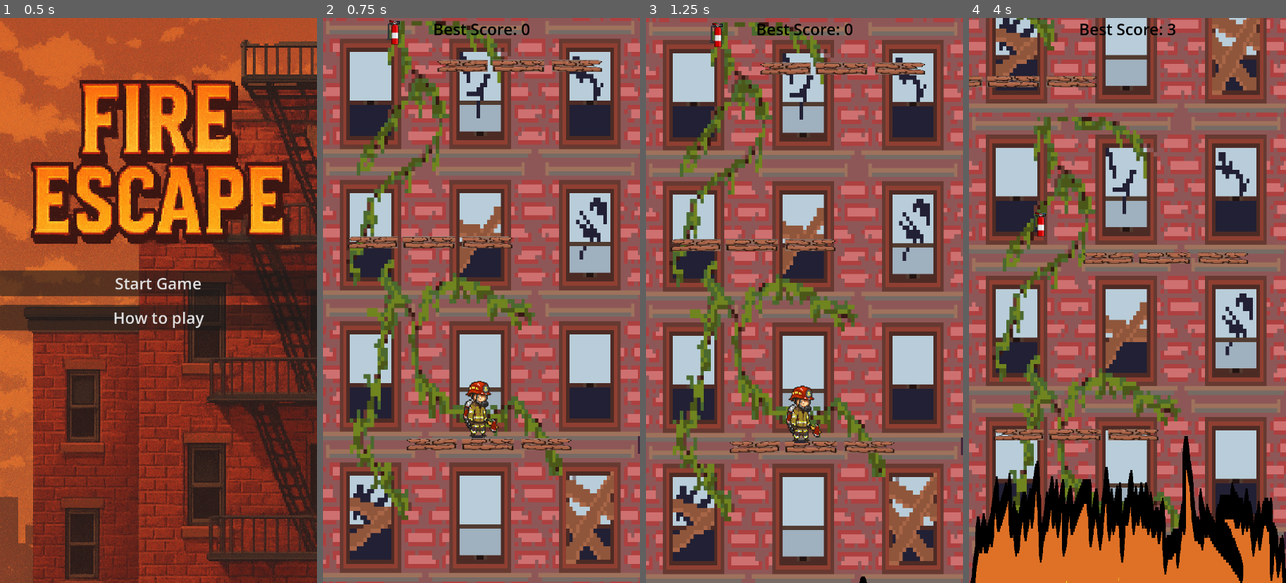
Above: before the commit, frames 1-4 (left to right).
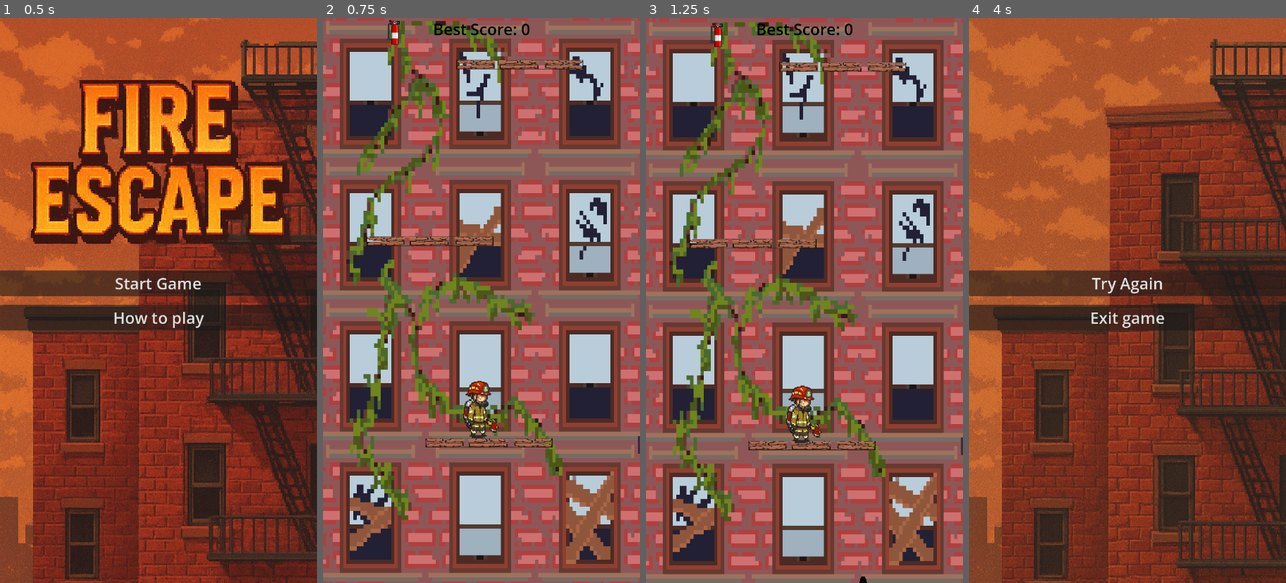
Above: after the commit, the same moments.

Repository: Saul-Caban-UPRM/cgs-gamejam-2025-fall-1
Game: Godot game, scene res://scenes/menu_manager.tscn
Same seed, same stepped clock (60 frames per second), same inputs: the game is played once before the commit and once after it.
Inputs:
- Up to frame 1 (0.5 s): no input
- Up to frame 2 (0.75 s): click "Start Game" at 0.5 s
- Up to frame 3 (1.25 s): no input
- Up to frame 4 (4 s): hold D (Walk_right) 1.28-2.78 s; tap Space (Jump) at 1.52, 2.27, 3.77 s; hold A (Walk_left) 2.78-3.53 s; hold D (Walk_right) from 3.53 s (still down)

Frame 1 is identical in both runs. In frame 2, 2.5% of the frame differs, in the area x 7-88%, y 7-77%; in frame 3, 2.5%; in frame 4, 93%, in the area x 0-100%, y 0-100%.

Commit message:
Last minute adjustments and added logo

Diff:
--- a/scenes/platform.tscn
+++ b/scenes/platform.tscn
@@ -3,7 +3,7 @@
 [ext_resource type="Texture2D" uid="uid://ccfbllrf2ivf7" path="res://assets/Platform.png" id="1_ba0x2"]
 
 [sub_resource type="RectangleShape2D" id="RectangleShape2D_ba0x2"]
-size = Vector2(129.219, 103.96)
+size = Vector2(99.3432, 47.7307)
 
 [node name="Platform" type="StaticBody2D"]
 position = Vector2(0, -2)
@@ -11,12 +11,12 @@
 
 [node name="Icon" type="Sprite2D" parent="."]
 texture_filter = 1
-position = Vector2(-4.82119, -4.18151)
-scale = Vector2(0.0812217, 0.00812217)
+position = Vector2(-4.82117, -7.65797)
+scale = Vector2(1, 0.1)
 texture = ExtResource("1_ba0x2")
 
 [node name="CollisionShape2D" type="CollisionShape2D" parent="."]
-position = Vector2(-2.39813, 7.47069)
+position = Vector2(-4.82119, -6.89024)
 scale = Vector2(6.93987, 0.510799)
 shape = SubResource("RectangleShape2D_ba0x2")
 one_way_collision = true
Binary file added: assets/FireEscapeLogo.ase
Binary file added: assets/FireEscapeLogo.png
Not shown, added: assets/FireEscapeLogo.png.import
Binary file changed: assets/Platform.png
